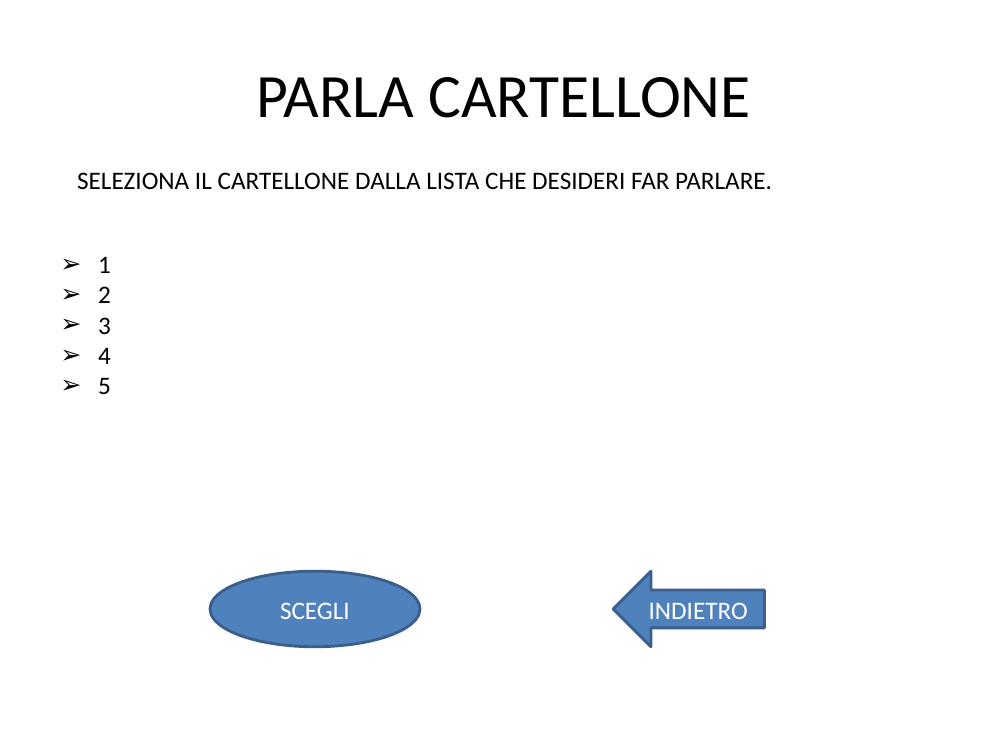
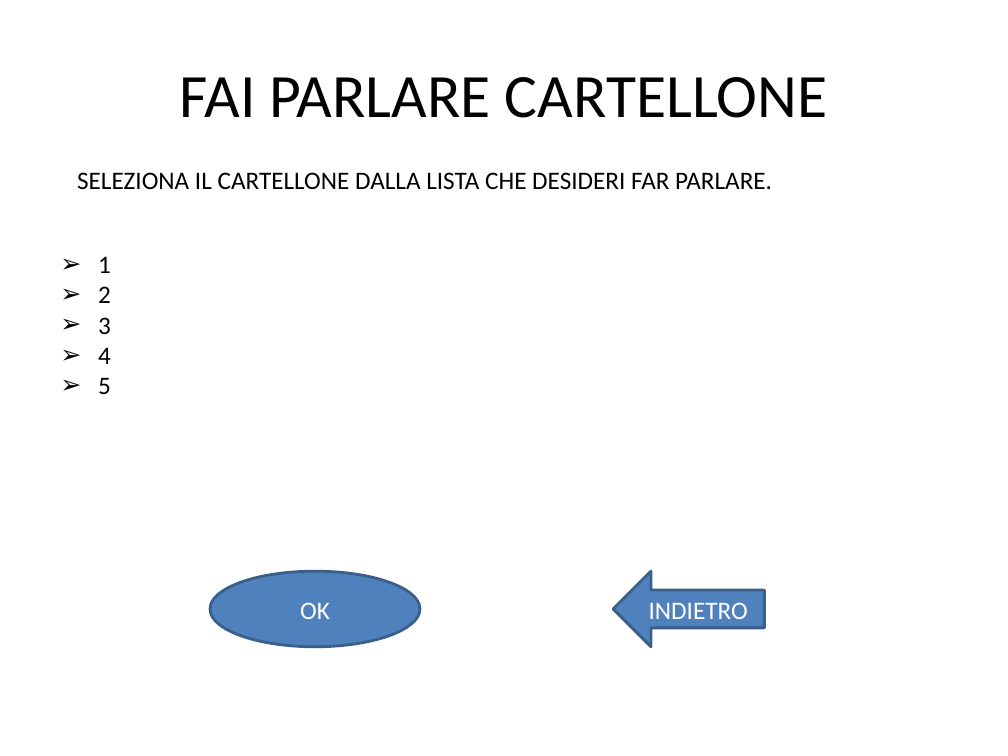
Before and after one commit to skimdz86/prototaips, a slide deck: slide 13 of Immagini/LABHCI-Pagine.pptx (slide 11 before the commit). Drawn at 1008x756 pixels with LibreOffice and Linux fonts; fonts in the diff are those of the drawing. Boxes give left, top, right and bottom in pixels: in the first picture for what was removed or moved away, otherwise in the second. Text is boxed around its words. In the diff, an @@ line names an element or a change of style, - is before the commit and + after.

```diff
--- a/Immagini/LABHCI-Pagine.pptx
+++ b/Immagini/LABHCI-Pagine.pptx
@@ title at <box>180,77,827,118</box>: text changed @@
-PARLA CARTELLONE
+FAI PARLARE CARTELLONE
@@ text in ellipse at <box>300,602,330,619</box>: text changed @@
-SCEGLI
+OK
```
Also in this commit, not shown: 14 other slides changed, 4 slides added.
